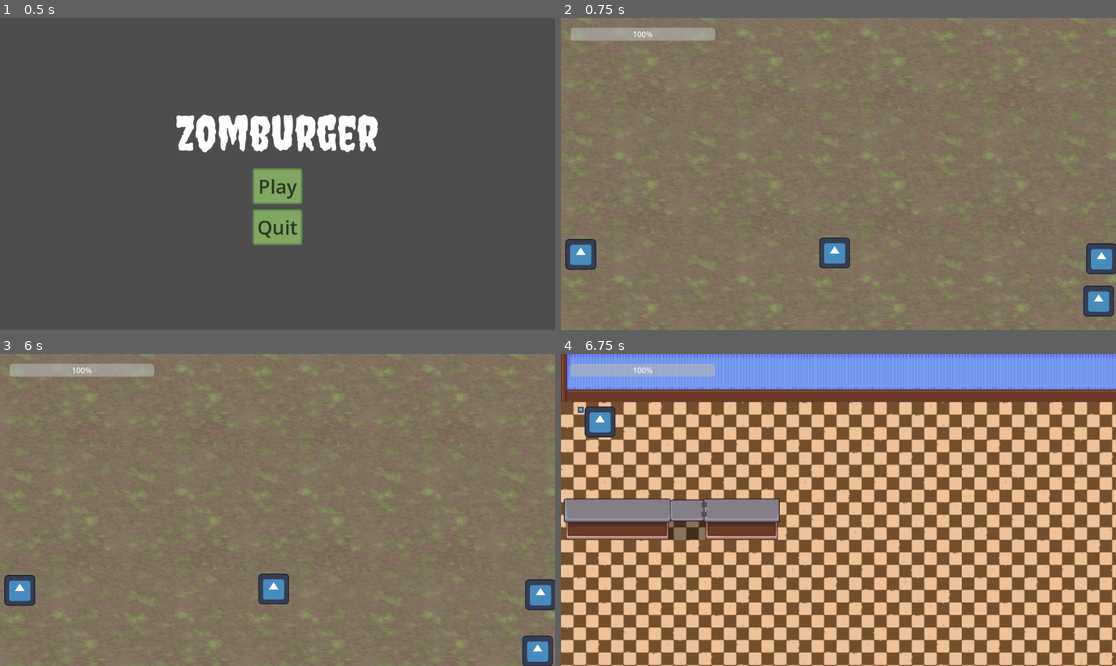
Above: before the commit, frames 1-4 (two rows, left to right).
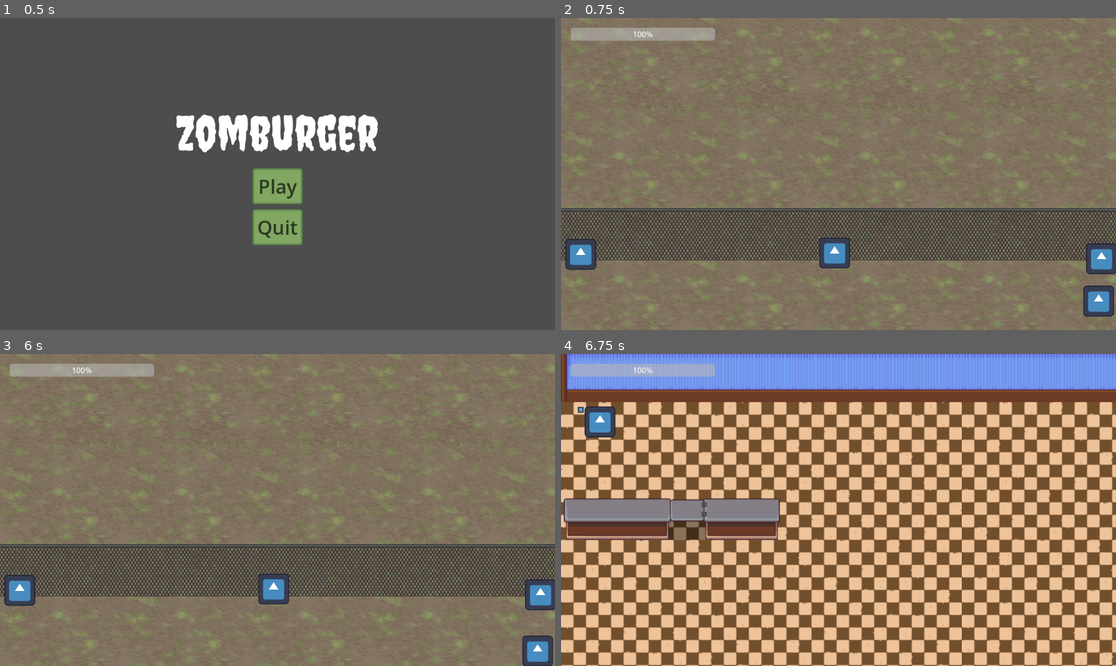
Above: after the commit, the same moments.

Repository: KeyraWebb/zomburger
Game: Godot game, scene res://Scenes/Menus/MainMenu.tscn
Same seed, same stepped clock (60 frames per second), same inputs: the game is played once before the commit and once after it. The engine's default icon, where the game draws it, is replaced by a stand-in: a white triangle on a blue panel in a dark square.
Inputs:
- Up to frame 1 (0.5 s): no input
- Up to frame 2 (0.75 s): click "Play" at 0.5 s
- Up to frame 3 (6 s): tap Enter at 1.25 s; hold D (Right) 1.28-2.03 s; hold E (Interact) 1.28-2.03 s; hold S (Down) 2.03-2.78 s; tap Space (Shoot) at 2.1, 3.6, 5.1 s; hold D (Right) 2.78-3.53 s; hold E (Interact) 2.78-3.53 s; hold W (Up) 3.53-4.28 s; hold E (Interact) 4.28-5.03 s; hold A (Left) 4.28-5.78 s; hold S (Down) from 5.78 s (still down); hold E (Interact) from 5.78 s (still down)
- Up to frame 4 (6.75 s): tap Space (Shoot) at 6.5, 6.6 s; release S (Down) at 6.53 s; release E (Interact) at 6.53 s; hold D (Right) from 6.53 s (still down)

Frame 1 is identical in both runs. In frame 2, 10% of the frame differs, in the area x 0-100%, y 61-78%; in frame 3, 10%; in frame 4, nothing differs.

Commit message:
feat(zombiescene): add visual fence

Diff:
--- a/Scenes/zombie_attack_line.tscn
+++ b/Scenes/zombie_attack_line.tscn
@@ -6,6 +6,7 @@
 [ext_resource type="PackedScene" uid="uid://dkee7jpjl0upb" path="res://Scenes/Enemies/zombie.tscn" id="3_e7vvl"]
 [ext_resource type="Script" uid="uid://cgb675jtr2d2" path="res://Scenes/damage_area.gd" id="4_uki52"]
 [ext_resource type="PackedScene" uid="uid://52fkv42x4vt0" path="res://Scenes/Objects/tower.tscn" id="6_6f8h1"]
+[ext_resource type="Texture2D" uid="uid://c54ebysbovkuy" path="res://Assets/Tilesets/fence.png" id="6_an8jd"]
 
 [sub_resource type="SegmentShape2D" id="SegmentShape2D_pwvwa"]
 a = Vector2(50, 0)
@@ -59,6 +60,14 @@
 [node name="CollisionShape2D" type="CollisionShape2D" parent="DamageArea" unique_id=39810880]
 position = Vector2(576, 0)
 shape = SubResource("RectangleShape2D_u854o")
+
+[node name="TextureRect2" type="TextureRect" parent="." unique_id=302010064]
+offset_left = -29.0
+offset_top = 380.0
+offset_right = 1171.0
+offset_bottom = 504.0
+texture = ExtResource("6_an8jd")
+stretch_mode = 1
 
 [node name="Player Boundaries" type="StaticBody2D" parent="." unique_id=1526509389]
 
Binary file added: Assets/Tilesets/fence.png
Not shown, added: Assets/Tilesets/fence.png.import
